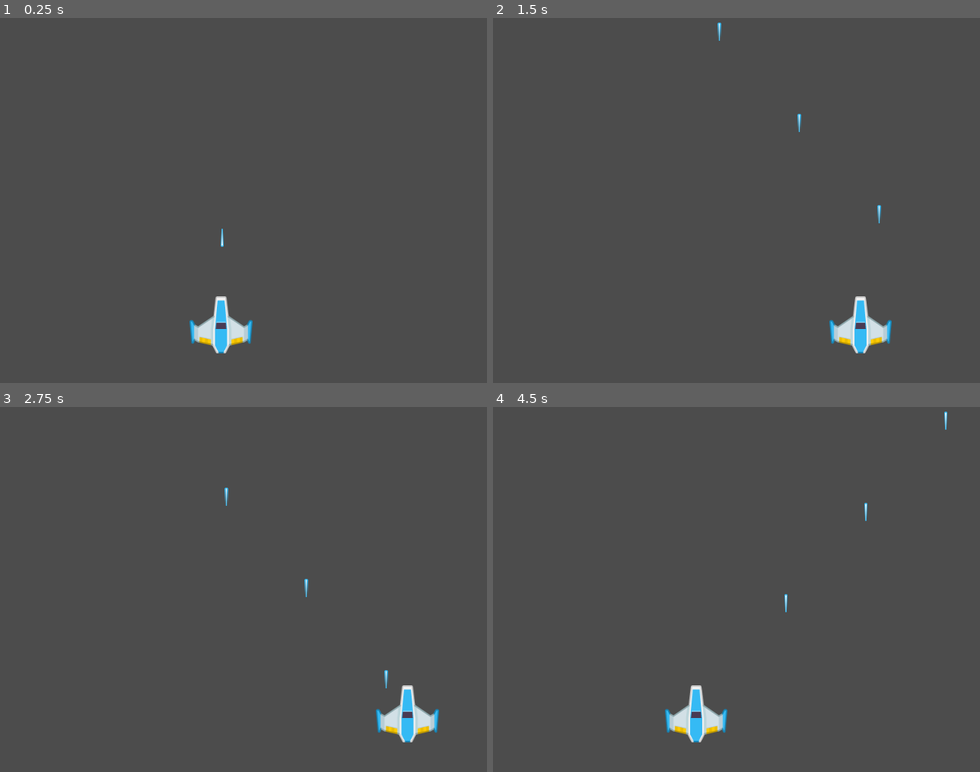
Above: before the commit, frames 1-4 (two rows, left to right).
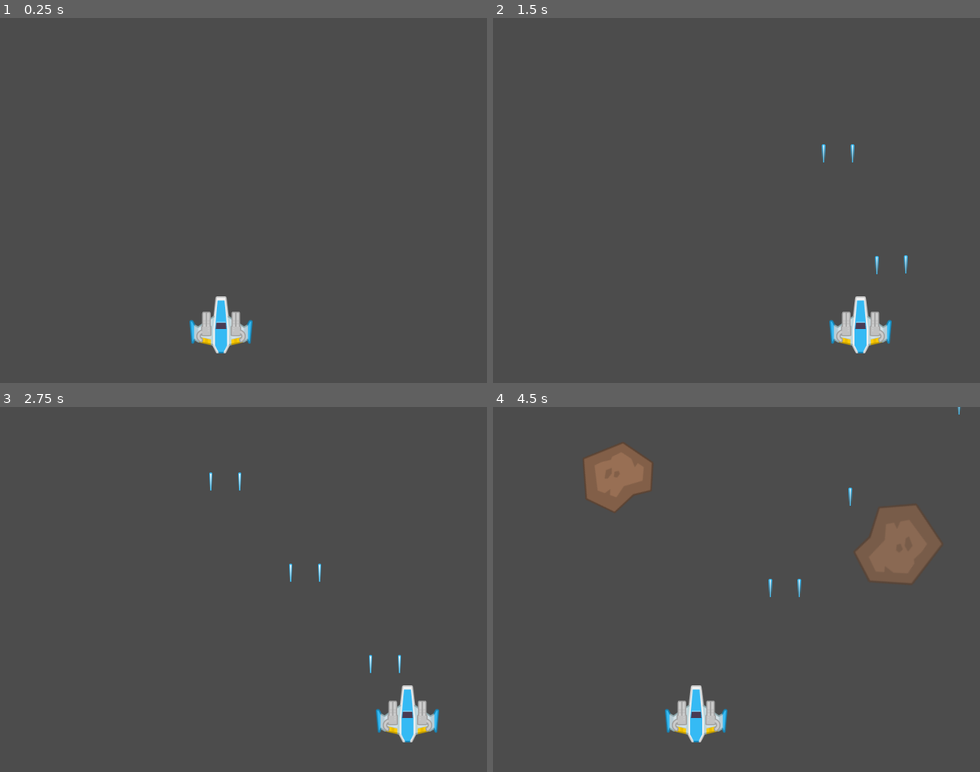
Above: after the commit, the same moments.

Repository: magnoDev/spaceshooter
Game: Godot game, scene res://scenes/main.tscn
Same seed, same stepped clock (60 frames per second), same inputs: the game is played once before the commit and once after it.
Inputs:
- Up to frame 1 (0.25 s): no input
- Up to frame 2 (1.5 s): tap Enter at 0.5 s; hold Right (direita) 0.53-1.28 s; hold Space (tiro) 0.53-1.28 s; hold Left (esquerda) from 1.28 s (still down); tap Space (tiro) at 1.35 s
- Up to frame 3 (2.75 s): release Left (esquerda) at 2.03 s; hold Right (direita) from 2.03 s (still down); hold Space (tiro) from 2.03 s (still down)
- Up to frame 4 (4.5 s): release Space (tiro) at 2.78 s; tap Space (tiro) at 2.85, 4.35 s; release Right (direita) at 3.53 s; hold Space (tiro) 3.53-4.28 s; hold Left (esquerda) from 3.53 s (still down)

The runs differ from the first frame. In frame 1, 0.3% of the frame differs, in the area x 40-51%, y 57-89%; in frame 2, 0.6%; in frame 3, 0.6%; in frame 4, 4.9%, in the area x 18-97%, y 0-89%.

Commit message:
Criação das areas de impacto e de algumas animações

Diff:
--- a/project.godot
+++ b/project.godot
@@ -18,6 +18,10 @@
 config/name="SpaceShooter"
 run/main_scene="res://scenes/main.tscn"
 config/icon="res://icon.png"
+
+[autoload]
+
+game="*res://scripts/game.gd"
 
 [display]
 
--- /dev/null
+++ b/scenes/gerador_meteoros.tscn
@@ -0,0 +1,6 @@
+[gd_scene load_steps=2 format=2]
+
+[ext_resource path="res://scripts/gerador_meteoros.gd" type="Script" id=1]
+
+[node name="gerador_meteoros" type="Node"]
+script = ExtResource( 1 )
--- a/scenes/main.tscn
+++ b/scenes/main.tscn
@@ -1,13 +1,11 @@
 [gd_scene load_steps=3 format=2]
 
-[ext_resource path="res://scenes/tiro.tscn" type="PackedScene" id=1]
-[ext_resource path="res://scenes/nave.tscn" type="PackedScene" id=2]
+[ext_resource path="res://scenes/nave.tscn" type="PackedScene" id=1]
+[ext_resource path="res://scenes/gerador_meteoros.tscn" type="PackedScene" id=2]
 
 [node name="main" type="Node"]
 
-[node name="tiro" parent="." instance=ExtResource( 1 )]
-position = Vector2( 291.807, 375.758 )
-rotation = 3.14159
+[node name="nave" parent="." instance=ExtResource( 1 )]
+position = Vector2( 291.59, 404.967 )
 
-[node name="nave" parent="." instance=ExtResource( 2 )]
-position = Vector2( 291.59, 404.967 )
+[node name="gerador_meteoros" parent="." instance=ExtResource( 2 )]
--- /dev/null
+++ b/scenes/meteoro.tscn
@@ -0,0 +1,105 @@
+[gd_scene load_steps=7 format=2]
+
+[ext_resource path="res://scripts/meteoro.gd" type="Script" id=1]
+[ext_resource path="res://sprites/Meteors/meteorBrown_big1.png" type="Texture" id=2]
+[ext_resource path="res://sprites/Damage/playerShip1_damage3.png" type="Texture" id=3]
+
+[sub_resource type="Animation" id=1]
+resource_name = "hit"
+length = 0.5
+tracks/0/type = "value"
+tracks/0/path = NodePath("sprite:modulate")
+tracks/0/interp = 1
+tracks/0/loop_wrap = true
+tracks/0/imported = false
+tracks/0/enabled = true
+tracks/0/keys = {
+"times": PoolRealArray( 0, 0.3 ),
+"transitions": PoolRealArray( 1, 1 ),
+"update": 0,
+"values": [ Color( 0.615686, 0.839216, 0.94902, 1 ), Color( 1, 1, 1, 1 ) ]
+}
+
+[sub_resource type="Animation" id=2]
+resource_name = "idle"
+tracks/0/type = "value"
+tracks/0/path = NodePath("sprite:modulate")
+tracks/0/interp = 1
+tracks/0/loop_wrap = true
+tracks/0/imported = false
+tracks/0/enabled = true
+tracks/0/keys = {
+"times": PoolRealArray( 0.5 ),
+"transitions": PoolRealArray( 1 ),
+"update": 0,
+"values": [ Color( 1, 1, 1, 1 ) ]
+}
+
+[sub_resource type="Animation" id=3]
+resource_name = "morri"
+tracks/0/type = "value"
+tracks/0/path = NodePath("sprite:scale")
+tracks/0/interp = 1
+tracks/0/loop_wrap = true
+tracks/0/imported = false
+tracks/0/enabled = true
+tracks/0/keys = {
+"times": PoolRealArray( 0, 1 ),
+"transitions": PoolRealArray( 1, 1 ),
+"update": 0,
+"values": [ Vector2( 1, 1 ), Vector2( 2, 2 ) ]
+}
+tracks/1/type = "value"
+tracks/1/path = NodePath("sprite:modulate")
+tracks/1/interp = 1
+tracks/1/loop_wrap = true
+tracks/1/imported = false
+tracks/1/enabled = true
+tracks/1/keys = {
+"times": PoolRealArray( 0, 1 ),
+"transitions": PoolRealArray( 1, 1 ),
+"update": 0,
+"values": [ Color( 1, 1, 1, 1 ), Color( 1, 1, 1, 0 ) ]
+}
+tracks/2/type = "method"
+tracks/2/path = NodePath("animacao")
+tracks/2/interp = 1
+tracks/2/loop_wrap = true
+tracks/2/imported = false
+tracks/2/enabled = true
+tracks/2/keys = {
+"times": PoolRealArray( 1 ),
+"transitions": PoolRealArray( 1 ),
+"values": [ {
+"args": [ "" ],
+"method": "queue_free"
+} ]
+}
+tracks/3/type = "value"
+tracks/3/path = NodePath("sprite:texture")
+tracks/3/interp = 1
+tracks/3/loop_wrap = true
+tracks/3/imported = false
+tracks/3/enabled = true
+tracks/3/keys = {
+"times": PoolRealArray( 0, 0.4 ),
+"transitions": PoolRealArray( 1, 1 ),
+"update": 1,
+"values": [ ExtResource( 2 ), ExtResource( 3 ) ]
+}
+
+[node name="meteoro" type="Area2D"]
+script = ExtResource( 1 )
+
+[node name="sprite" type="Sprite" parent="."]
+texture = ExtResource( 2 )
+
+[node name="area_colisao" type="CollisionPolygon2D" parent="."]
+visible = false
+polygon = PoolVector2Array( -49, 9.39493, -32, -39.6051, 23, -39.6051, 48, -0.605072, 35, 31.3949, 9, 29.3949, -22, 42.3949 )
+
+[node name="animacao" type="AnimationPlayer" parent="."]
+autoplay = "idle"
+anims/hit = SubResource( 1 )
+anims/idle = SubResource( 2 )
+anims/morri = SubResource( 3 )
--- a/scenes/nave.tscn
+++ b/scenes/nave.tscn
@@ -1,10 +1,12 @@
-[gd_scene load_steps=3 format=2]
+[gd_scene load_steps=5 format=2]
 
 [ext_resource path="res://scripts/nave.gd" type="Script" id=1]
 [ext_resource path="res://sprites/playerShip1_blue.png" type="Texture" id=2]
+[ext_resource path="res://sprites/Parts/gun03.png" type="Texture" id=3]
+[ext_resource path="res://sprites/Parts/gun05.png" type="Texture" id=4]
 
 [node name="nave" type="Node2D"]
-position = Vector2( 249.703, 188.896 )
+position = Vector2( -0.296997, 0.555435 )
 rotation = -3.14159
 script = ExtResource( 1 )
 
@@ -13,3 +15,19 @@
 rotation = 3.14159
 scale = Vector2( 0.830841, 1.01168 )
 texture = ExtResource( 2 )
+
+[node name="canhao_esquerdo" type="Sprite" parent="."]
+position = Vector2( 23.4987, -1.02173 )
+texture = ExtResource( 3 )
+flip_h = true
+
+[node name="canhao_direito" type="Sprite" parent="."]
+position = Vector2( -20, -0.999939 )
+texture = ExtResource( 4 )
+flip_h = true
+
+[node name="pos_canhao_esquerdo" type="Position2D" parent="."]
+position = Vector2( 20.4337, 20.0931 )
+
+[node name="pos_canhao_direito" type="Position2D" parent="."]
+position = Vector2( -17.7092, 20.7743 )
--- a/scenes/tiro.tscn
+++ b/scenes/tiro.tscn
@@ -1,9 +1,13 @@
-[gd_scene load_steps=3 format=2]
+[gd_scene load_steps=4 format=2]
 
 [ext_resource path="res://scripts/tiro.gd" type="Script" id=1]
 [ext_resource path="res://sprites/Lasers/laserBlue01.png" type="Texture" id=2]
 
-[node name="tiro" type="Node2D"]
+[sub_resource type="CapsuleShape2D" id=1]
+radius = 1.77457
+height = 25.0272
+
+[node name="tiro" type="Area2D"]
 position = Vector2( 292.783, 235.209 )
 script = ExtResource( 1 )
 
@@ -11,3 +15,8 @@
 position = Vector2( 0.216858, -13.2087 )
 scale = Vector2( 0.5, 0.444444 )
 texture = ExtResource( 2 )
+
+[node name="CollisionShape2D" type="CollisionShape2D" parent="."]
+position = Vector2( 3.05176e-05, -11.429 )
+shape = SubResource( 1 )
+[connection signal="area_entered" from="." to="." method="_on_tiro_area_entered"]
--- /dev/null
+++ b/scripts/game.gd
@@ -0,0 +1,15 @@
+extends Node
+
+# Declare member variables here. Examples:
+# var a = 2
+# var b = "text"
+
+const GRUPO_INIMIGO = "inimigos"
+
+# Called when the node enters the scene tree for the first time.
+func _ready():
+	pass # Replace with function body.
+
+# Called every frame. 'delta' is the elapsed time since the previous frame.
+#func _process(delta):
+#	pass
--- /dev/null
+++ b/scripts/gerador_meteoros.gd
@@ -0,0 +1,23 @@
+extends Node
+
+# Declare member variables here. Examples:
+# var a = 2
+# var b = "text"
+var pre_meteoro = preload("res://scenes/meteoro.tscn")
+var intervalo = 3
+# Called when the node enters the scene tree for the first time.
+func _ready():
+	set_process(true)
+	pass # Replace with function body.
+func _process(delta):
+	if intervalo > 0:
+		intervalo -= delta
+	else:
+		intervalo = rand_range(0.5, 5)
+		var meteoro = pre_meteoro.instance()
+		meteoro.set_position(Vector2(rand_range(30, 610), -40))
+		get_owner().add_child(meteoro)
+	pass
+# Called every frame. 'delta' is the elapsed time since the previous frame.
+#func _process(delta):
+#	pass
--- /dev/null
+++ b/scripts/meteoro.gd
@@ -0,0 +1,35 @@
+extends Area2D
+
+# Declare member variables here. Examples:
+# var a = 2
+# var b = "text"
+
+var velocidade = 150
+var rotacao = 0
+var vida = 4
+
+# Called when the node enters the scene tree for the first time.
+func _ready():
+	randomize()
+	set_process(true)
+	rotacao = rand_range(-3, 3)
+	add_to_group(game.GRUPO_INIMIGO)
+	pass # Replace with function body.
+
+func _process(delta):
+	set_position(get_position() + Vector2(0,1) * velocidade * delta)
+	rotate(rotacao * delta)
+	if get_position().y > 550:
+		queue_free()
+	pass
+
+func _aplica_dano(valor):
+	get_node("animacao").play("hit")
+	vida -= valor
+	if vida <= 0:
+		remove_from_group(game.GRUPO_INIMIGO)
+		get_node("animacao").play("morri")
+	pass
+# Called every frame. 'delta' is the elapsed time since the previous frame.
+#func _process(delta):
+#	pass
--- a/scripts/nave.gd
+++ b/scripts/nave.gd
@@ -8,7 +8,7 @@
 
 var velocidade = 350
 var intervalo = .3
-var ultimo_disparo = 0
+var ultimo_disparo = 1
 
 # Called when the node enters the scene tree for the first time.
 func _ready():
@@ -31,19 +31,26 @@
 	if get_position().x < 45:
 		esquerda = 0
 
-	set_position(get_position() + Vector2(velocidade, 0) * delta * (direita + esquerda))
+	set_position(get_position() + Vector2(1, 0) * velocidade * delta * (direita + esquerda))
 
 	if Input.is_action_pressed("tiro"):
 		if ultimo_disparo <= 0:
-			var tiro = pre_tiro.instance()
-			tiro.set_global_position (get_global_position())
-			get_node("../").add_child(tiro)
+
+			disparo(get_node("pos_canhao_esquerdo"))
+			disparo(get_node("pos_canhao_direito"))
+
 			ultimo_disparo = intervalo
+		pass
 
 	if ultimo_disparo > 0:
 		ultimo_disparo -= delta
 	pass
 
+func disparo(node):
+	var tiro = pre_tiro.instance()
+	tiro.set_global_position (node. get_global_position())
+	get_owner().add_child(tiro)
+	pass
 # Called every frame. 'delta' is the elapsed time since the previous frame.
 #func _process(delta):
 #	pass
--- a/scripts/tiro.gd
+++ b/scripts/tiro.gd
@@ -1,4 +1,4 @@
-extends Node2D
+extends Area2D
 
 # Declare member variables here. Examples:
 # var a = 2
@@ -18,3 +18,14 @@
 # Called every frame. 'delta' is the elapsed time since the previous frame.
 #func _process(delta):
 #	pass
+
+
+func _on_tiro_area_entered(area):
+	if area.is_in_group(game.GRUPO_INIMIGO):
+		if area.has_method("_aplica_dano"):
+			area._aplica_dano(1)
+		else:
+			area.queue_free()
+		queue_free()
+		pass
+	pass # Replace with function body.
